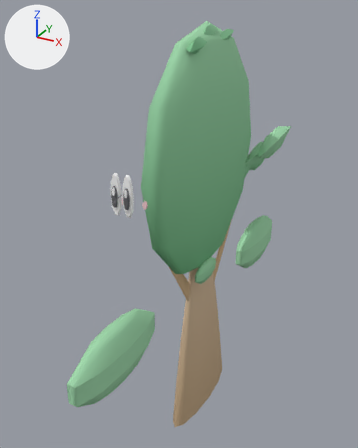
An edit to the glTF model web-forest/public/model/species/trema-tomentosum.glb, drawn before and after from the same camera.
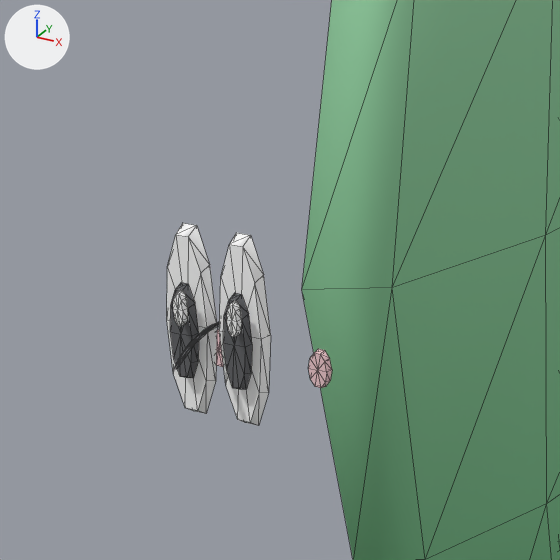
There are two pictures of each version: one whole from a 50 mm lens placed at (0.424, -0.889, 0.914), pointed at (-0.056, -0.015, 0.477), one close up on the part from 20% to 56% of the width and 27% to 55% of the height. The axes (+X, +Y, +Z) are drawn at upper left. The lights are the same throughout. The last two pictures show the newer version. The close-ups show mesh edges as thin lines. Where no turn or scale is listed for an object, it has been applied to the vertices. Vertices at exactly the same position are counted once.

Objects in the first close-up: 'trunk'.
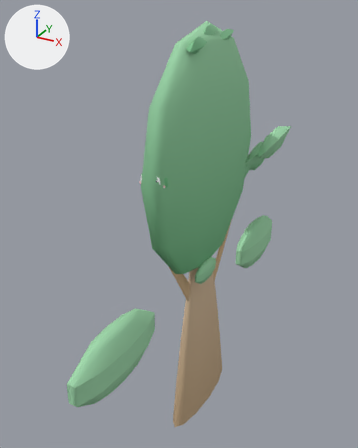
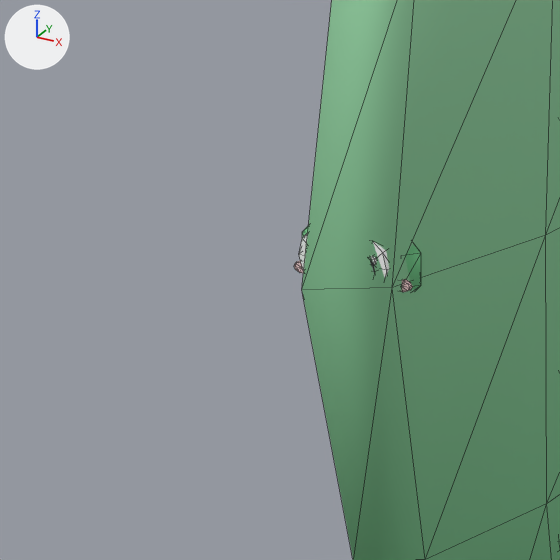
The change, as a list of edits to the scene's bpy script:
```text
Change me_mesh_0:
    used by ob_trunk; location = (-0.0108, 0.0095, 0.0)
    remove me_mesh_0.from_pydata(...)  # 333 vertices, 622 faces; spans x -0.05..0.052, y -0.321..0.229, z 0.0..0.889
    add me_mesh_0.from_pydata(...)  # 375 vertices, 702 faces; spans x -0.05..0.052, y -0.229..0.229, z 0.0..0.889
    me_mesh_0 part 1: a new loose piece, a 10-sided cut cone along y (radius 0.004 by 0.0024 at the low end, 0.0044 by 0.0026 at the high end) spanning x -0.0268..-0.018, y -0.205..-0.2035, z 0.6275..0.6325, in mat_flat
    me_mesh_0 part 2: the loose piece of 38 vertices spanning x -0.001..0.001, y -0.321..-0.272, z 0.631..0.64 is scaled about its middle by (1.08, 0.227, 0.342), then moved by (0.0, 0.087, 0.001)
    me_mesh_0 part 3
    30 vertices are removed from x -0.022..0.025, y -0.305..-0.262, z 0.616..0.671
    194 faces are deleted
    146 vertices move from x -0.026..0.026, y -0.305..-0.262, z 0.603..0.674 to x -0.027..0.027, y -0.213..-0.187, z 0.614..0.652
    28 vertices are added at x -0.011..0.027, y -0.213..-0.191, z 0.628..0.656
    194 new faces join them
    me_mesh_0 part 4: 84 kept faces spanning x -0.027..0.027, y -0.213..-0.187, z 0.614..0.652 get new vertex colours
    other edits to the shape of me_mesh_0 do not show in these pictures
```

Where the change shows, as pixel boxes (x1, y1, x2, y2) in the close-ups (560 x 560 px; the box of a moved part takes in the faces that stretch with it):
'trunk', reshaped: before (167, 0, 560, 560); after (294, 0, 560, 560)
part 1 of me_mesh_0, added: after (294, 260, 304, 273)
part 2 of me_mesh_0, moved or reshaped (not visible afterwards): before (174, 322, 219, 369)
part 3 of me_mesh_0, moved or reshaped: before (167, 223, 332, 423); after (299, 233, 421, 292)
part 4 of me_mesh_0, recoloured: before (187, 233, 332, 426); after (302, 227, 420, 290)
